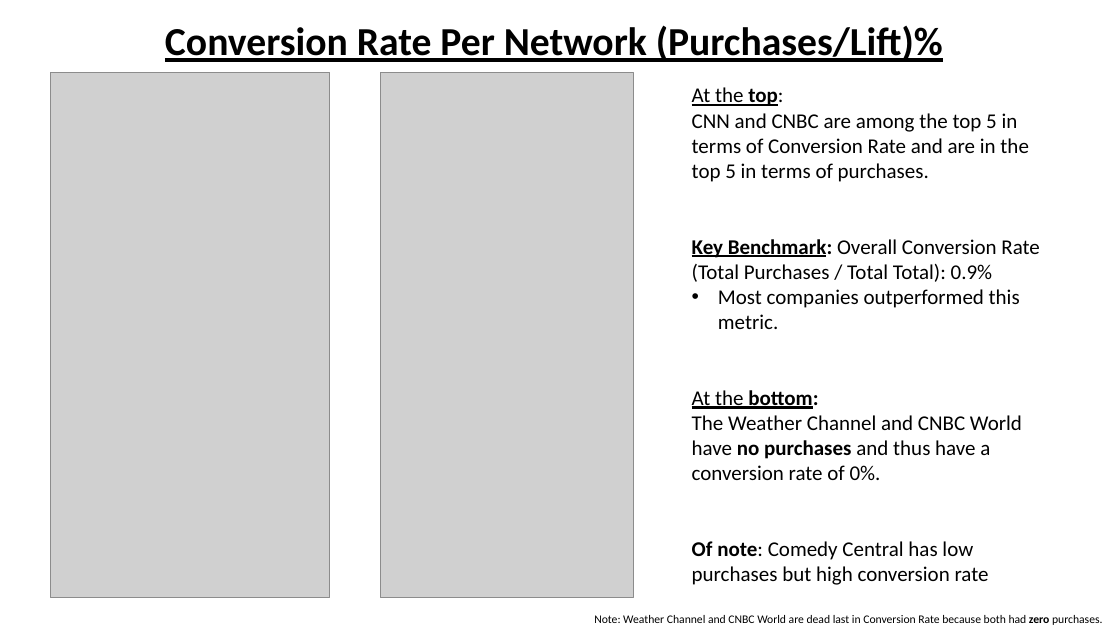
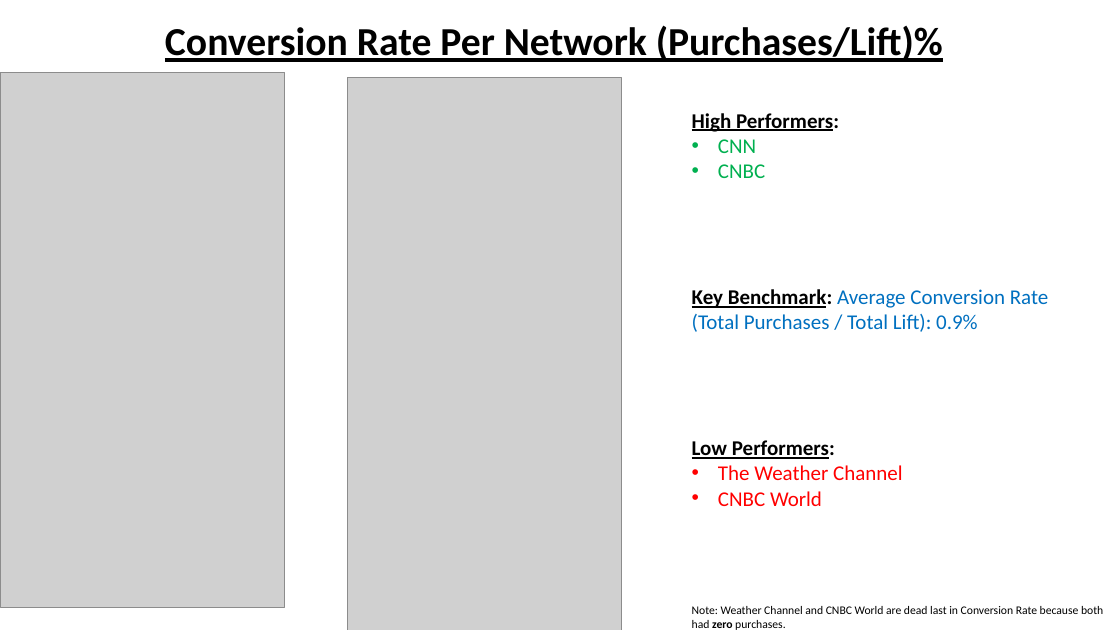
Before and after one commit to papir805/telepulse_ad_campaign_report, a slide deck: slide 7 of companyxyz_presentation.pptx. Drawn at 1120x630 pixels with LibreOffice and Linux fonts; fonts in the diff are those of the drawing; grey boxes stand for pictures. Boxes give left, top, right and bottom in pixels: in the first picture for what was removed or moved away, otherwise in the second. Text is boxed around its words. In the diff, an @@ line names an element or a change of style, - is before the commit and + after.

```diff
--- a/companyxyz_presentation.pptx
+++ b/companyxyz_presentation.pptx
@@ picture: place and size @@
-picture at [50, 72, 330, 598]
+picture at [0, 72, 285, 607]
@@ picture: place and size @@
-picture at [380, 72, 633, 598]
+picture at [347, 78, 621, 630]
@@ text at [692, 113, 1048, 506]: text changed; text colour #000000 to #0070C0 @@
-At the top:
-CNN and CNBC are among the top 5 in terms of Conversion Rate and are in the top 5 in terms of purchases.
-Key Benchmark: Overall Conversion Rate (Total Purchases / Total Total): 0.9%
-• Most companies outperformed this metric.
-At the bottom:
-The Weather Channel and CNBC World have no purchases and thus have a conversion rate of 0%.
-Of note: Comedy Central has low purchases but high conversion rate
+High Performers:
+• CNN
+• CNBC
+Key Benchmark: Average Conversion Rate (Total Purchases / Total Lift): 0.9%
+Low Performers:
+• The Weather Channel
+• CNBC World
@@ text "Note: Weather Channel and CNBC ..." rewrapped from [594, 615, 1103, 625] to [692, 606, 1103, 630] @@
```
Also in this commit, not shown: 16 other slides changed, 1 slide added, 1 slide removed, 17 other files.
